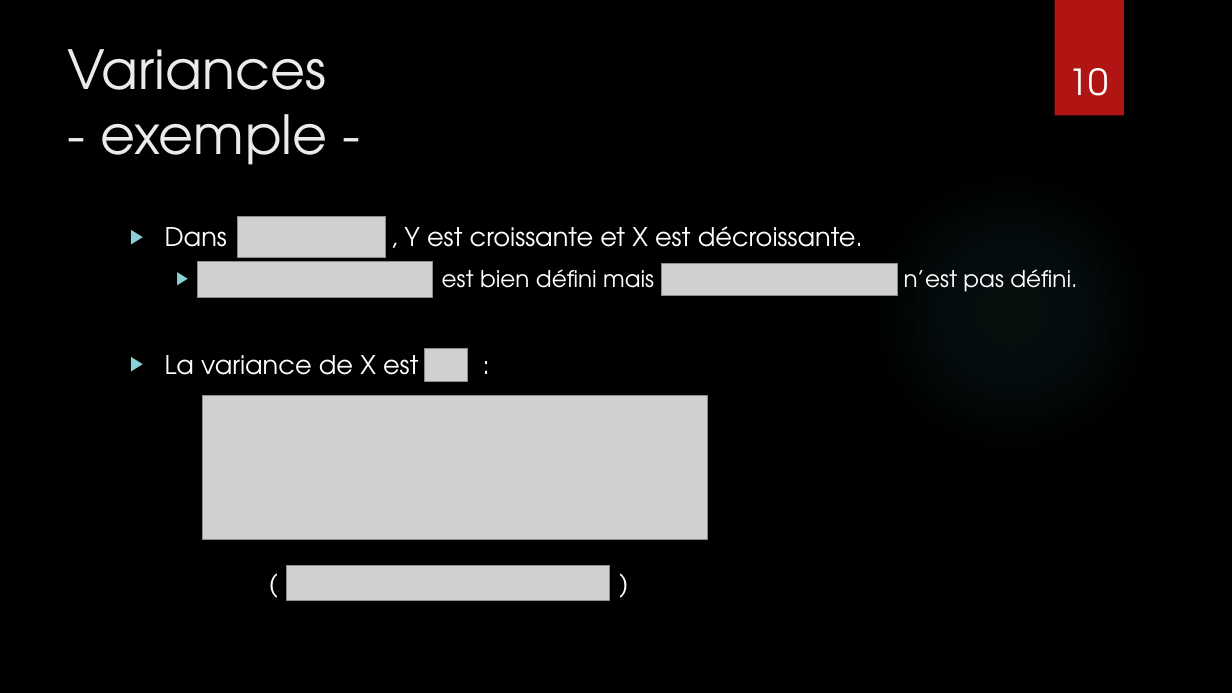
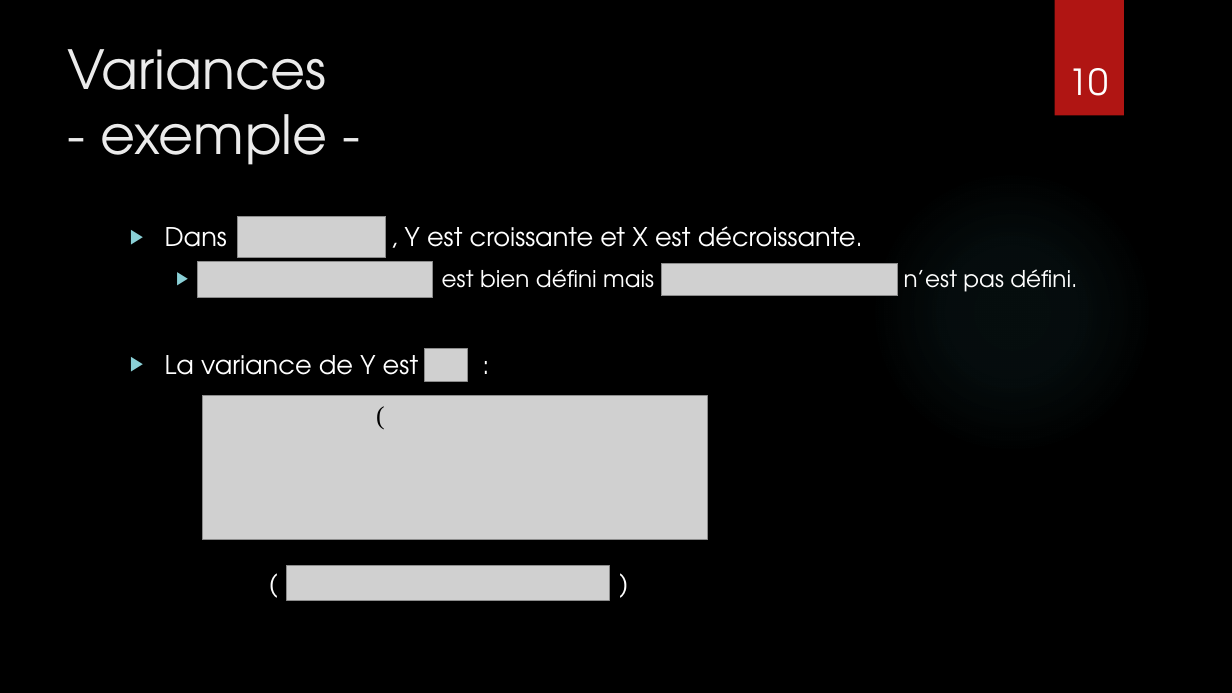
Before and after one commit to CamilleBonnin/TER-S3-Typing-the-higher-order-polyadic-mu-calculus, a slide deck: slide 10 of Presentation/TER_M2_presentation.pptx. Drawn at 1232x693 pixels with LibreOffice and Linux fonts; fonts in the diff are those of the drawing; grey boxes stand for pictures; background and template pictures are left out. Boxes give left, top, right and bottom in pixels: in the first picture for what was removed or moved away, otherwise in the second. Text is boxed around its words. In the diff, an @@ line names an element or a change of style, - is before the commit and + after.

```diff
--- a/Presentation/TER_M2_presentation.pptx
+++ b/Presentation/TER_M2_presentation.pptx
@@ text at box(165, 355, 419, 375): text changed @@
-▶ La variance de X est :
+▶ La variance de Y est :
@@ text added at box(367, 395, 459, 435), 20 pt, text #000000 @@
+(
```
Also in this commit, not shown: 3 other slides changed, 1 other file.
